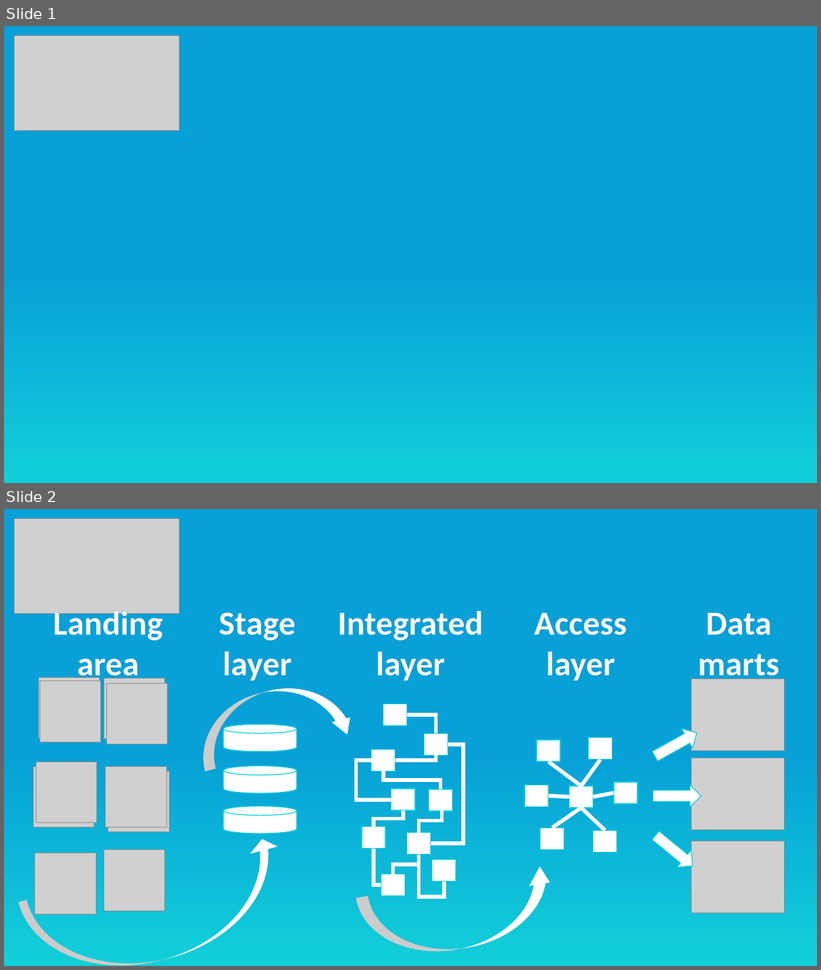
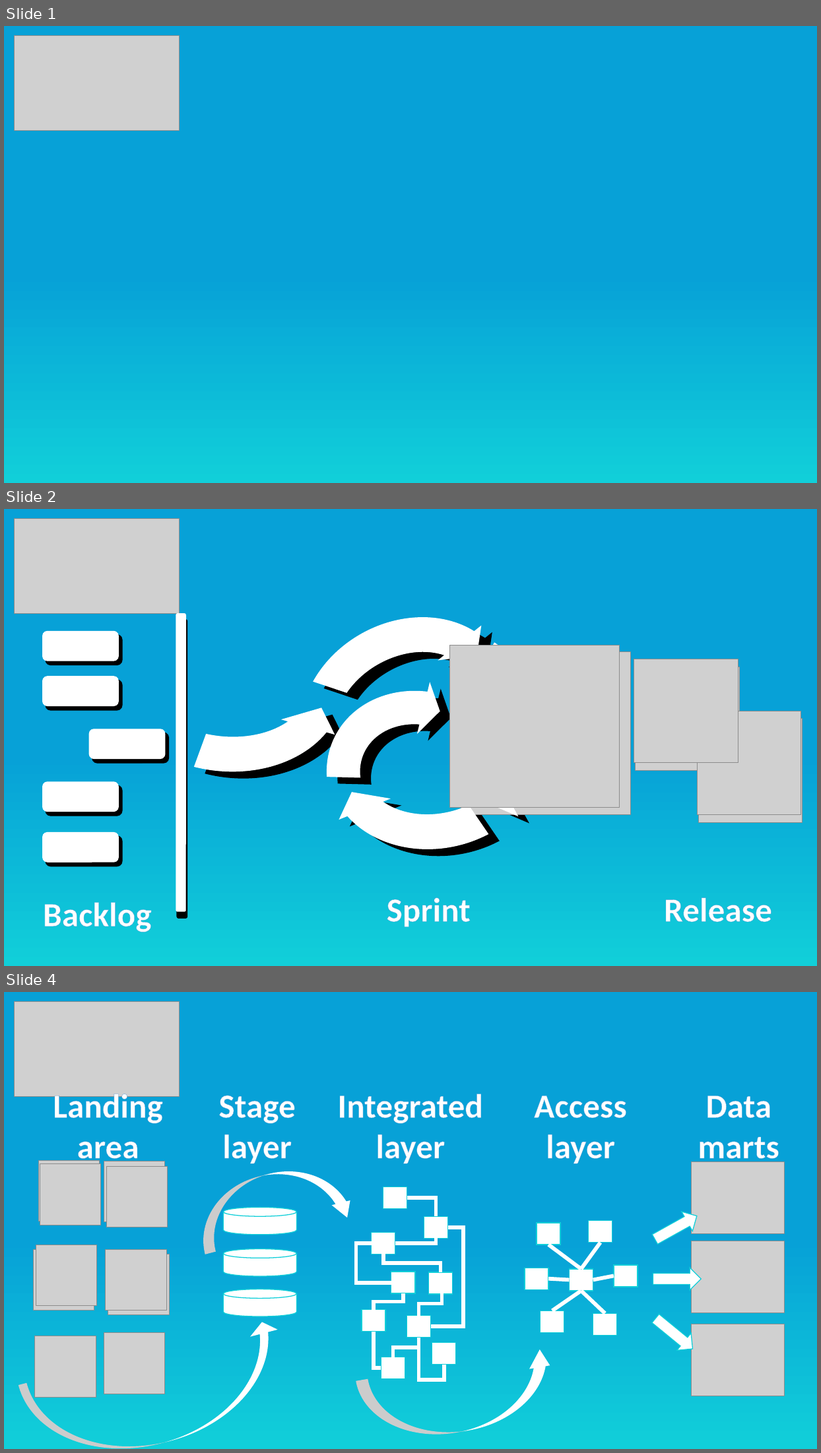
Before and after one commit to dwhacademy/dwhacademy, a slide deck: docs/images/Pictures for blog.pptx. Shown one above the other, each under a label of ours: slides 1 and 2 before the commit, slides 1, 2 and 4 after it; the slides between them are not shown. The pictures are 821x970 and 821x1453 pixels, drawn with LibreOffice and Linux fonts; fonts in the diff are those of the drawing; grey boxes stand for pictures. Boxes give left, top, right and bottom in pixels: in the first picture for what was removed or moved away, otherwise in the second. Text is boxed around its words. In the diff, an @@ line names an element or a change of style, - is before the commit and + after.

```diff
--- a/docs/images/Pictures for blog.pptx
+++ b/docs/images/Pictures for blog.pptx
@@ slide 2 added at (x1=4, y1=509, x2=817, y2=966), background gradient #07A1D7 to #11CFD9 @@
@@ picture added at (x1=15, y1=518, x2=179, y2=613) @@
@@ rounded rectangle added at (x1=176, y1=614, x2=186, y2=912), fill #FFFFFF @@
@@ rounded rectangle added at (x1=177, y1=620, x2=187, y2=919), fill #000000, outline #000000 1 pt @@
@@ rounded rectangle added at (x1=42, y1=631, x2=119, y2=661), fill #FFFFFF @@
@@ rounded rectangle added at (x1=46, y1=634, x2=121, y2=665), fill #000000, outline #000000 1 pt @@
@@ group added at (x1=86, y1=566, x2=630, y2=918): 10 circular arrows, 2 pictures @@
@@ group added at (x1=634, y1=659, x2=803, y2=823): 4 pictures @@
@@ rounded rectangle added at (x1=42, y1=676, x2=119, y2=706), fill #FFFFFF @@
@@ rounded rectangle added at (x1=46, y1=680, x2=121, y2=710), fill #000000, outline #000000 1 pt @@
@@ rounded rectangle added at (x1=88, y1=729, x2=165, y2=760), fill #FFFFFF @@
@@ rounded rectangle added at (x1=92, y1=733, x2=169, y2=763), fill #000000, outline #000000 1 pt @@
@@ rounded rectangle added at (x1=42, y1=782, x2=119, y2=812), fill #FFFFFF @@
@@ rounded rectangle added at (x1=46, y1=786, x2=121, y2=817), fill #000000, outline #000000 1 pt @@
@@ rounded rectangle added at (x1=42, y1=832, x2=119, y2=863), fill #FFFFFF @@
@@ rounded rectangle added at (x1=46, y1=836, x2=121, y2=867), fill #000000, outline #000000 1 pt @@
@@ text added at (x1=43, y1=902, x2=152, y2=933), 40 pt, text #FFFFFF, bold @@
+Backlog
@@ text added at (x1=387, y1=898, x2=471, y2=927), 40 pt, text #FFFFFF, bold @@
+Sprint
@@ text added at (x1=664, y1=898, x2=772, y2=922), 40 pt, text #FFFFFF, bold @@
+Release
@@ what was slide 2 is now slide 4 @@
```
Also in this commit, not shown: 1 other slide added, 6 other files.
